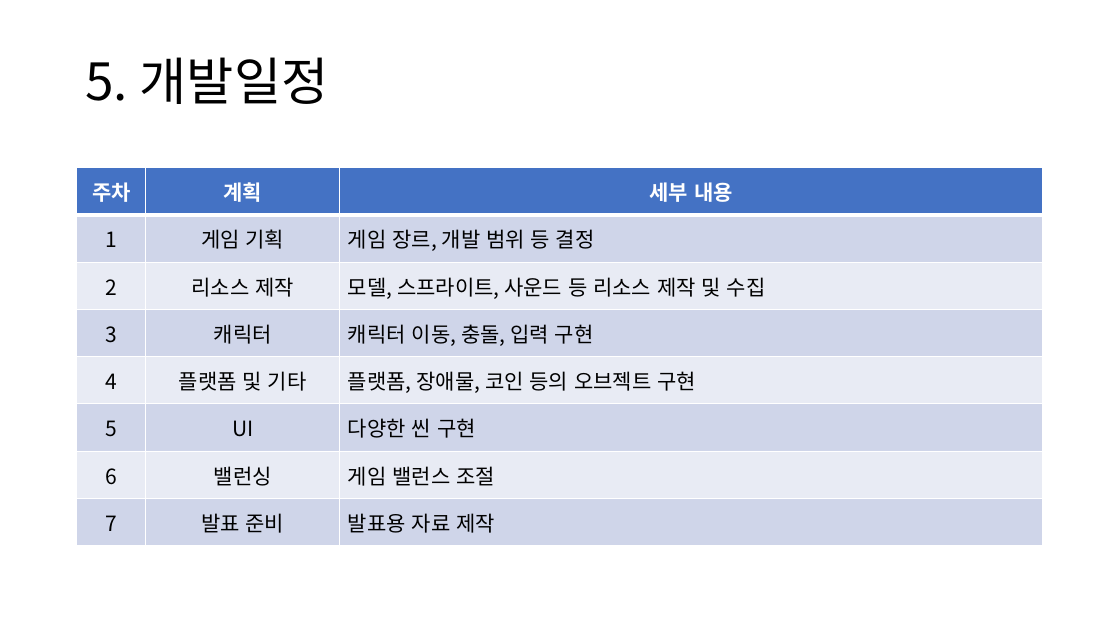
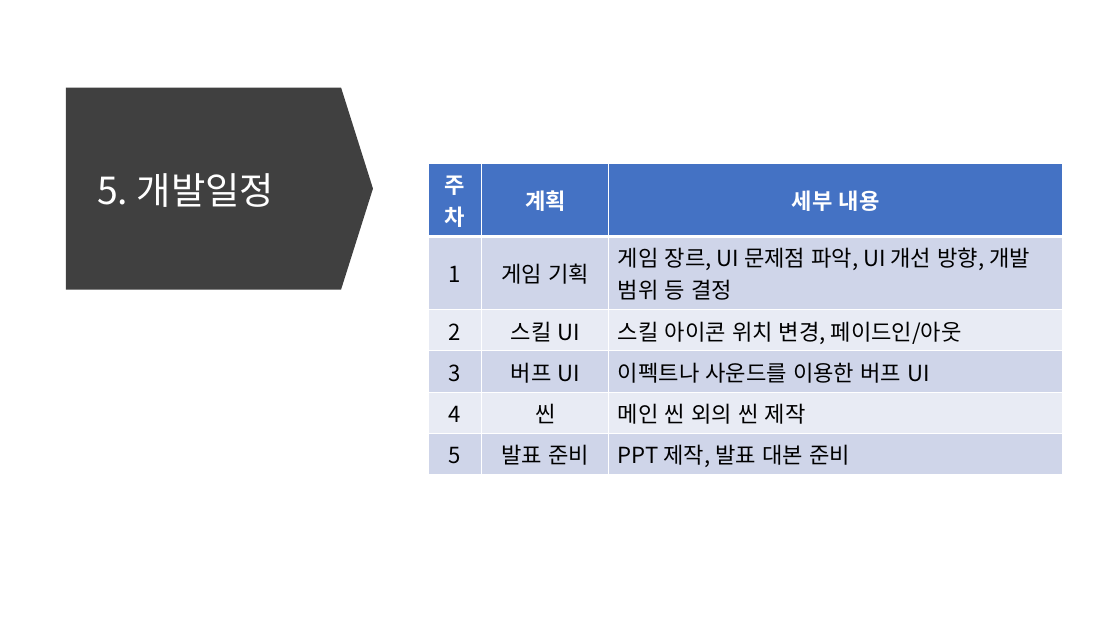
Before and after one commit to KimHwiSu/Interface, a slide deck: slide 6 of 게임인터페이스설계.pptx. Drawn at 1120x630 pixels with LibreOffice and Linux fonts; fonts in the diff are those of the drawing. Boxes give left, top, right and bottom in pixels: in the first picture for what was removed or moved away, otherwise in the second. Text is boxed around its words. In the diff, an @@ line names an element or a change of style, - is before the commit and + after.

Commit message:
메인UI 수정

```diff
--- a/게임인터페이스설계.pptx
+++ b/게임인터페이스설계.pptx
@@ down arrow added at [66, 88, 373, 290], fill #404040 @@
@@ title "5. 개발일정": place and size @@
-title "5. 개발일정" at [85, 57, 329, 104]
+title "5. 개발일정" at [97, 173, 274, 207]
@@ title "5. 개발일정" at [97, 173, 274, 207]: size 44 to 32 pt, text colour #000000 to #FFFFFF @@
@@ table at [429, 164, 1063, 471] @@
-row 2: 1 | 게임 기획 | 게임 장르, 개발 범위 등 결정
-row 3: 2 | 리소스 제작 | 모델, 스프라이트, 사운드 등 리소스 제작 및 수집
-row 4: 3 | 캐릭터 | 캐릭터 이동, 충돌, 입력 구현
-row 5: 4 | 플랫폼 및 기타 | 플랫폼, 장애물, 코인 등의 오브젝트 구현
-row 6: 5 | UI | 다양한 씬 구현
-row 7: 6 | 밸런싱 | 게임 밸런스 조절
-row 8: 7 | 발표 준비 | 발표용 자료 제작
+row 2: 1 | 게임 기획 | 게임 장르, UI 문제점 파악, UI 개선 방향, 개발 범위 등 결정
+row 3: 2 | 스킬 UI | 스킬 아이콘 위치 변경, 페이드인/아웃
+row 4: 3 | 버프 UI | 이펙트나 사운드를 이용한 버프 UI
+row 5: 4 | 씬 | 메인 씬 외의 씬 제작
+row 6: 5 | 발표 준비 | PPT 제작, 발표 대본 준비
@@ table: place and size @@
-table at [77, 168, 1044, 546]
+table at [429, 164, 1063, 471]
```
Also in this commit, not shown: 5 other slides changed, 8 other files.
